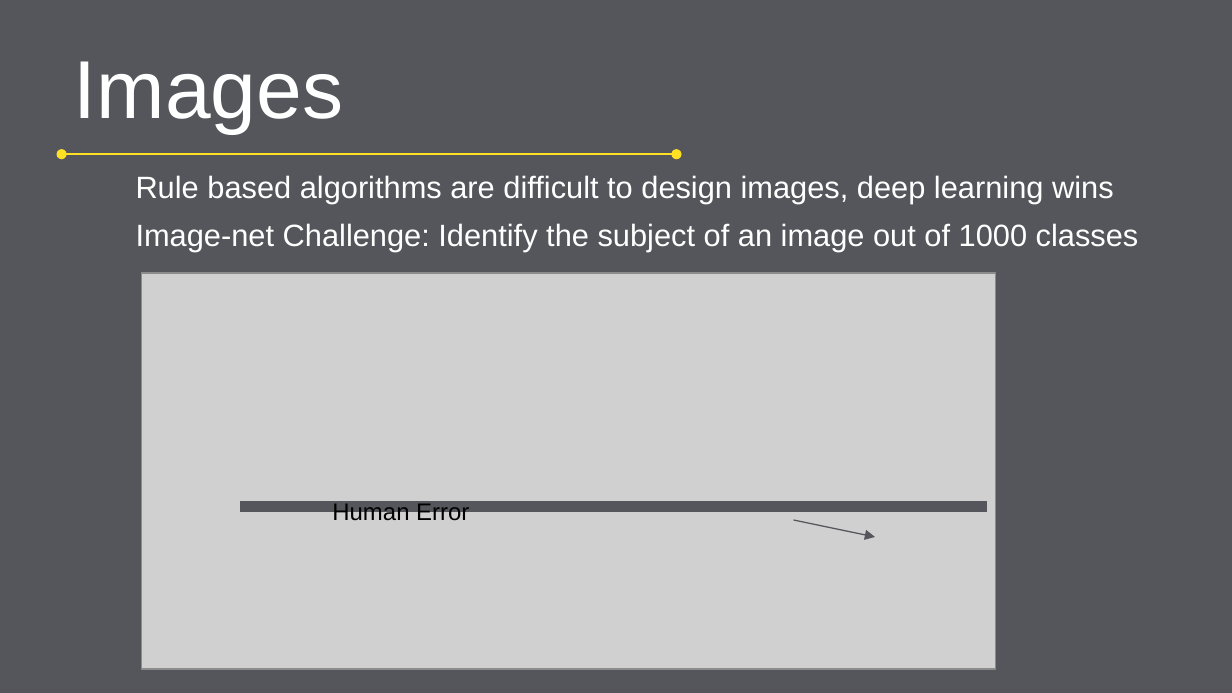
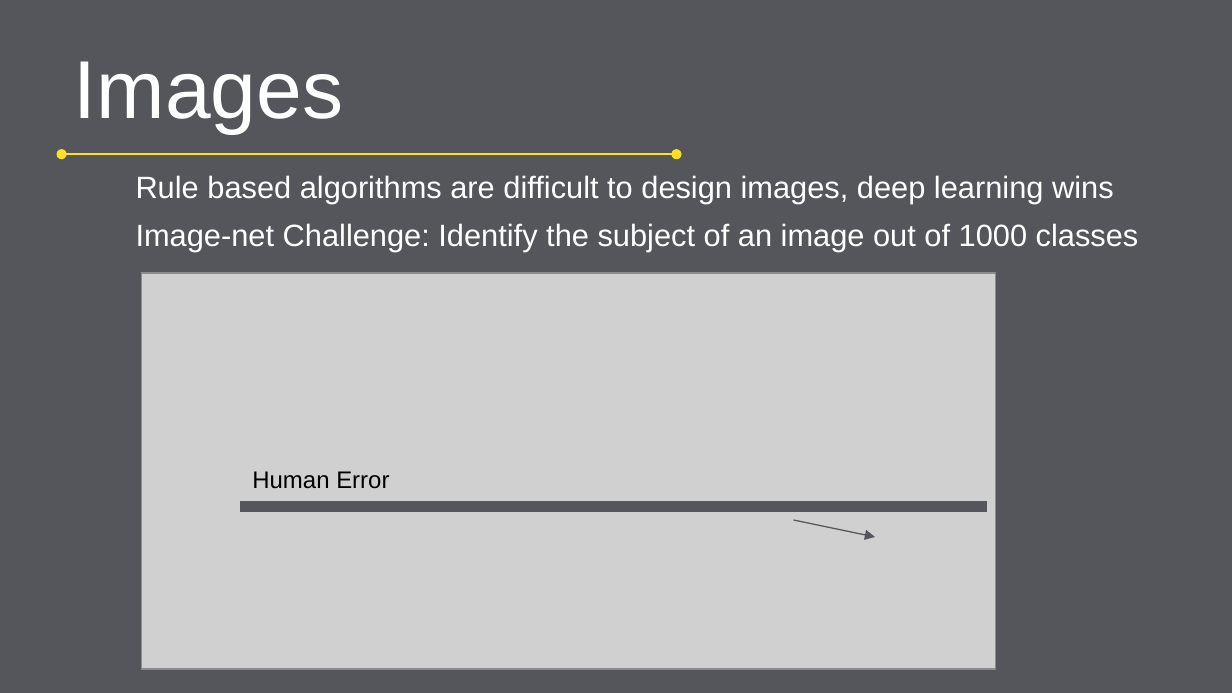
Before and after one commit to The-Hungry-Caterpillar/DNNWS_2022, a slide deck: slide 5 of slides/Introduction.pptx. Drawn at 1232x693 pixels with LibreOffice and Linux fonts; fonts in the diff are those of the drawing; grey boxes stand for pictures; background and template pictures are left out. Boxes give left, top, right and bottom in pixels: in the first picture for what was removed or moved away, otherwise in the second. Text is boxed around its words. In the diff, an @@ line names an element or a change of style, - is before the commit and + after.

Commit message:
Update Slides

```diff
--- a/slides/Introduction.pptx
+++ b/slides/Introduction.pptx
@@ text "Human Error" rewrapped from <box>332,500,469,525</box> to <box>252,471,389,489</box> @@
```
Also in this commit, not shown: 1 other file.
